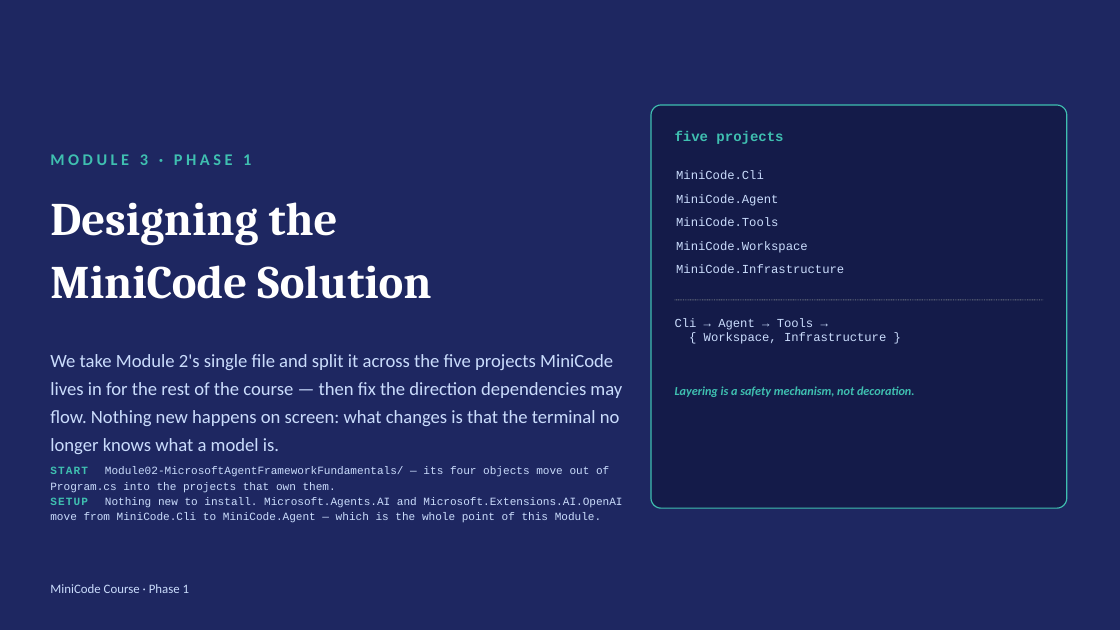
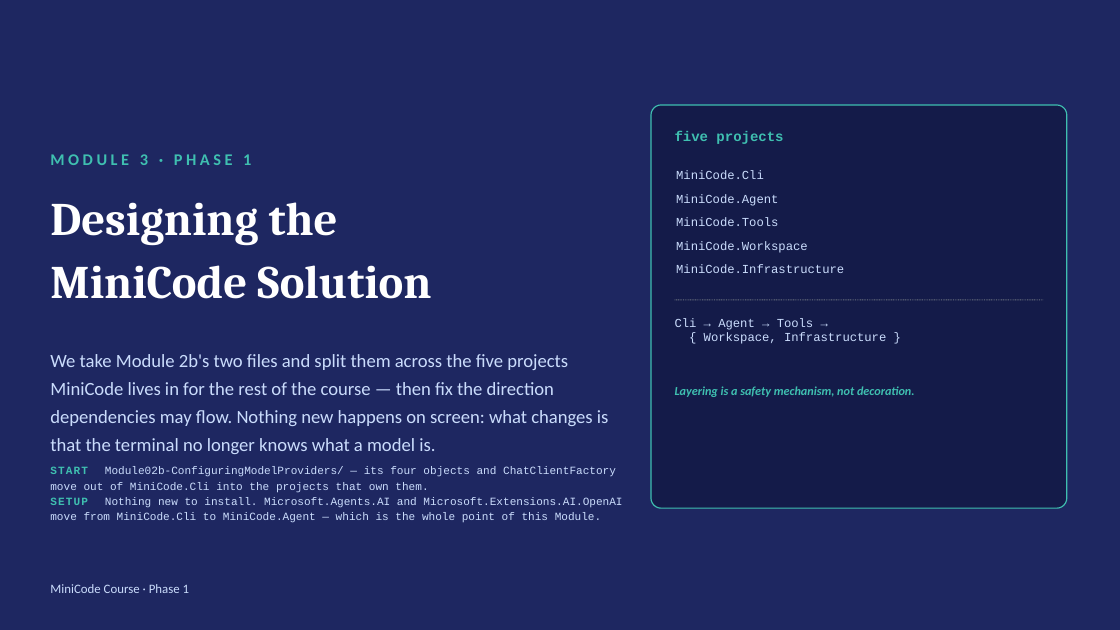
Before and after one commit to SeattleDiver/MAF-MiniCode, a slide deck: slide 1 of Projects/Module03-DesigningTheMiniCodeSolution/Module03 - Designing the MiniCode Solution.pptx. Drawn at 1120x630 pixels with LibreOffice and Linux fonts; fonts in the diff are those of the drawing. Boxes give left, top, right and bottom in pixels: in the first picture for what was removed or moved away, otherwise in the second. Text is boxed around its words. In the diff, an @@ line names an element or a change of style, - is before the commit and + after.

```diff
--- a/Projects/Module03-DesigningTheMiniCodeSolution/Module03 - Designing the MiniCode Solution.pptx
+++ b/Projects/Module03-DesigningTheMiniCodeSolution/Module03 - Designing the MiniCode Solution.pptx
@@ text at [50, 354, 609, 454]: text changed @@
-We take Module 2's single file and split it across the five projects MiniCode lives in for the rest of the course — then fix the direction dependencies may flow. Nothing new happens on screen: what changes is that the terminal no longer knows what a model is.
+We take Module 2b's two files and split them across the five projects MiniCode lives in for the rest of the course — then fix the direction dependencies may flow. Nothing new happens on screen: what changes is that the terminal no longer knows what a model is.
@@ text at [50, 467, 616, 493]: text changed @@
-START Module02-MicrosoftAgentFrameworkFundamentals/ — its four objects move out of Program.cs into the projects that own them.
+START Module02b-ConfiguringModelProviders/ — its four objects and ChatClientFactory move out of MiniCode.Cli into the projects that own them.
```
Also in this commit, not shown: 3 other slides changed, 56 other files.
